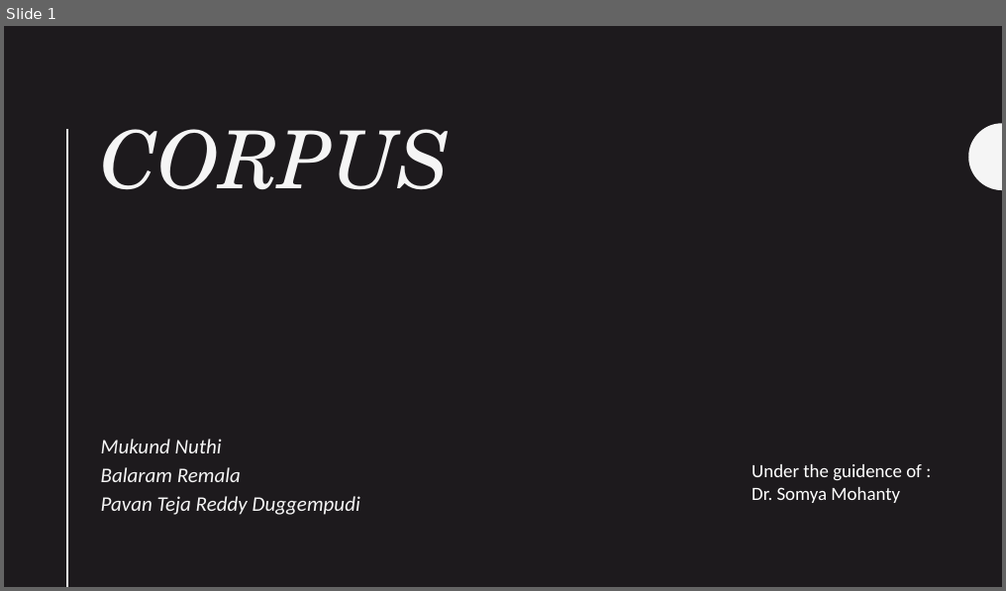
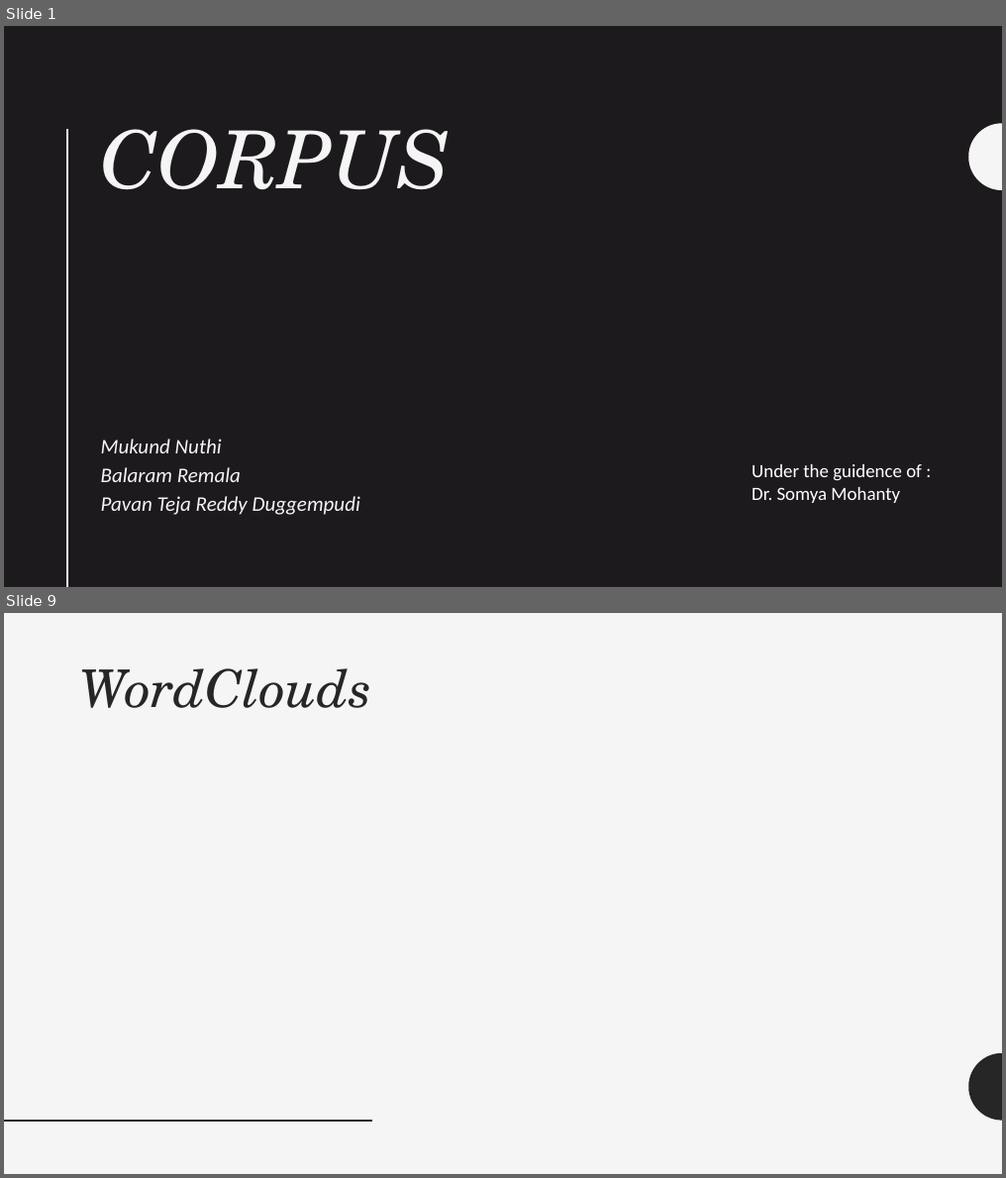
Before and after one commit to UNCG-CSE/CORPUS, a slide deck: presentations/DS ppt.pptx. Shown one above the other, each under a label of ours: slide 1 before the commit, slides 1 and 9 after it; the slides between them are not shown. The pictures are 1006x591 and 1006x1178 pixels, drawn with LibreOffice and Linux fonts; fonts in the diff are those of the drawing; grey boxes stand for pictures. Boxes give left, top, right and bottom in pixels: in the first picture for what was removed or moved away, otherwise in the second. Text is boxed around its words. In the diff, an @@ line names an element or a change of style, - is before the commit and + after.

```diff
--- a/presentations/DS ppt.pptx
+++ b/presentations/DS ppt.pptx
@@ slide 9 added at (x1=4, y1=613, x2=1002, y2=1174), background #F5F5F5 @@
@@ title added at (x1=80, y1=668, x2=372, y2=708), 50 pt, text #262626, italic @@
+WordClouds
@@ freeform shape added at (x1=969, y1=1054, x2=1002, y2=1121), fill #262626 @@
@@ line added from (4, 1121) to (372, 1121), #262626 2 pt @@
```
Also in this commit, not shown: 2 slides changed, 12 other slides added, 1 slide removed.
